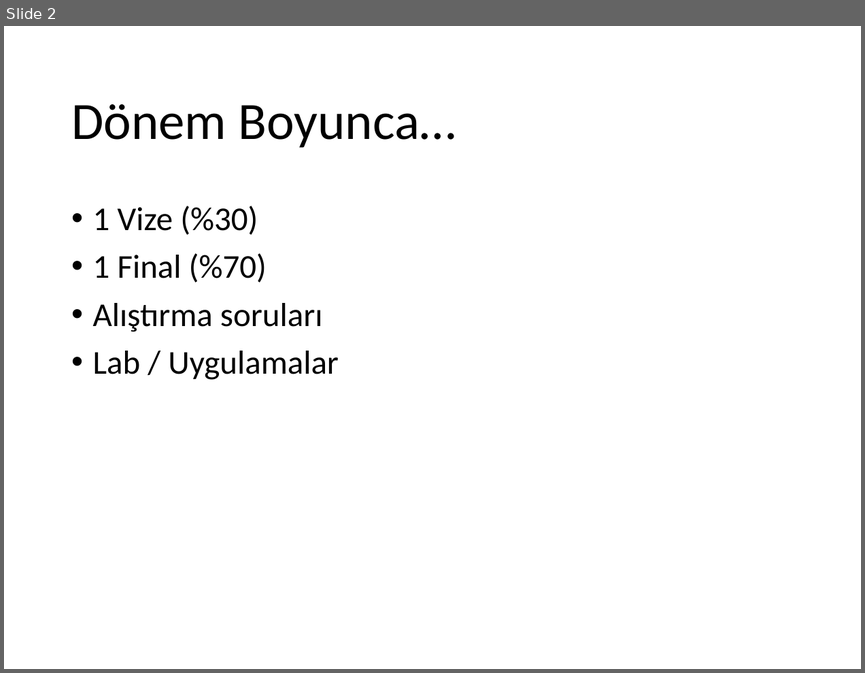
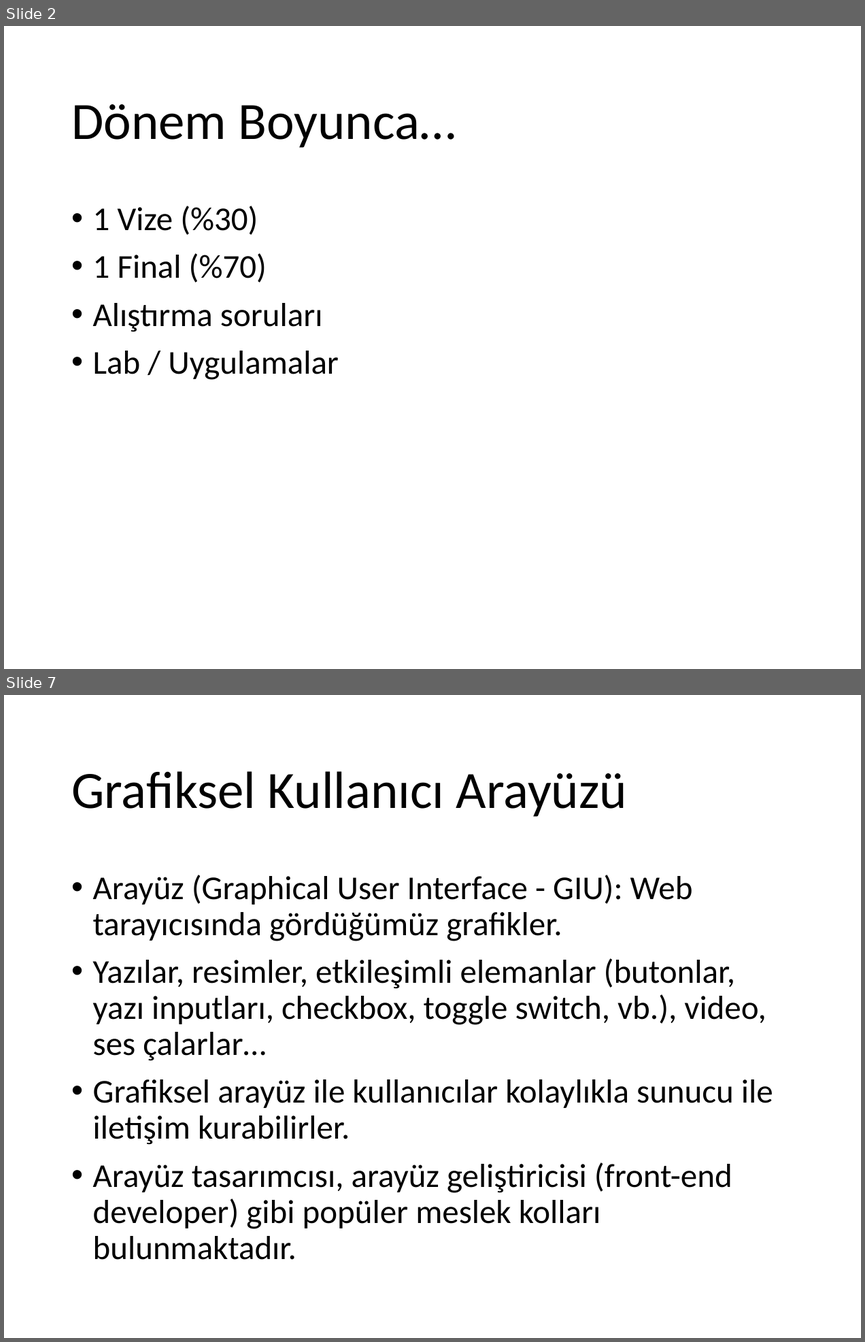
Before and after one commit to ihpar/web, a slide deck: Slides/Ders 0.pptx. Shown one above the other, each under a label of ours: slide 2 before the commit, slides 2 and 7 after it; the slides between them are not shown. The pictures are 865x673 and 865x1342 pixels, drawn with LibreOffice and Linux fonts; fonts in the diff are those of the drawing. Boxes give left, top, right and bottom in pixels: in the first picture for what was removed or moved away, otherwise in the second. Text is boxed around its words. In the diff, an @@ line names an element or a change of style, - is before the commit and + after.

```diff
--- a/Slides/Ders 0.pptx
+++ b/Slides/Ders 0.pptx
@@ slide 7 added at box(4, 695, 861, 1338), background #FFFFFF @@
@@ title added at box(71, 771, 627, 817), 44 pt, text #000000 @@
+Grafiksel Kullanıcı Arayüzü
@@ text added at box(93, 875, 773, 1259), 28 pt, text #000000 @@
+• Arayüz (Graphical User Interface - GIU): Web tarayıcısında gördüğümüz grafikler.
+• Yazılar, resimler, etkileşimli elemanlar (butonlar, yazı inputları, checkbox, toggle switch, vb.), video, ses çalarlar…
+• Grafiksel arayüz ile kullanıcılar kolaylıkla sunucu ile iletişim kurabilirler.
+• Arayüz tasarımcısı, arayüz geliştiricisi (front-end developer) gibi popüler meslek kolları bulunmaktadır.
```
Also in this commit, not shown: 2 slides changed, 5 other slides added, 1 slide removed.
